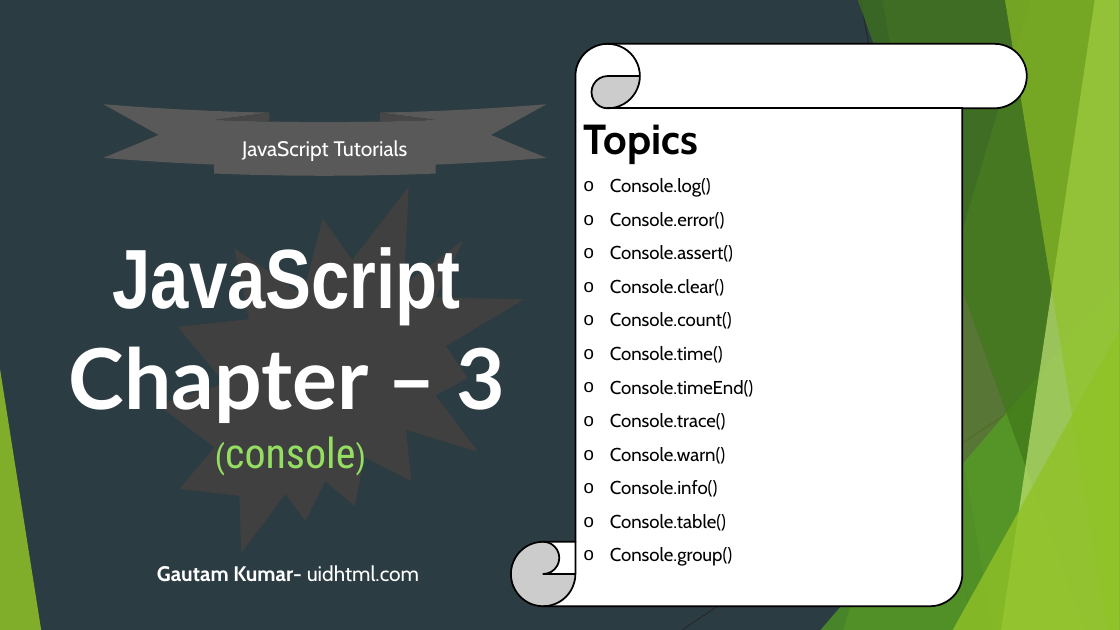
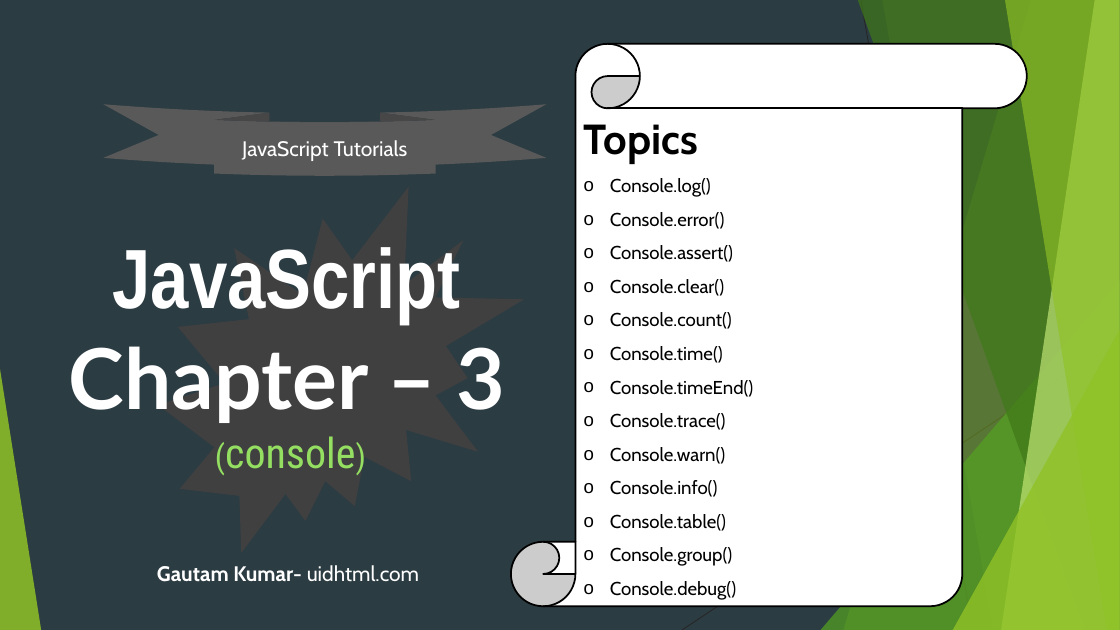
Before and after one commit to uidhtml/javascript-tutorials, a slide deck: slide 17 of Javascript Tutorials.pptx. Drawn at 1120x630 pixels with LibreOffice and Linux fonts; fonts in the diff are those of the drawing. Boxes give left, top, right and bottom in pixels: in the first picture for what was removed or moved away, otherwise in the second. Text is boxed around its words. In the diff, an @@ line names an element or a change of style, - is before the commit and + after.

Commit message:
Added chapter till 6

```diff
--- a/Javascript Tutorials.pptx
+++ b/Javascript Tutorials.pptx
@@ text in vertical scroll at [610, 581, 736, 600]: paragraph added @@
+o Console.debug()
```
Also in this commit, not shown: 6 other slides changed, 17 other files.
